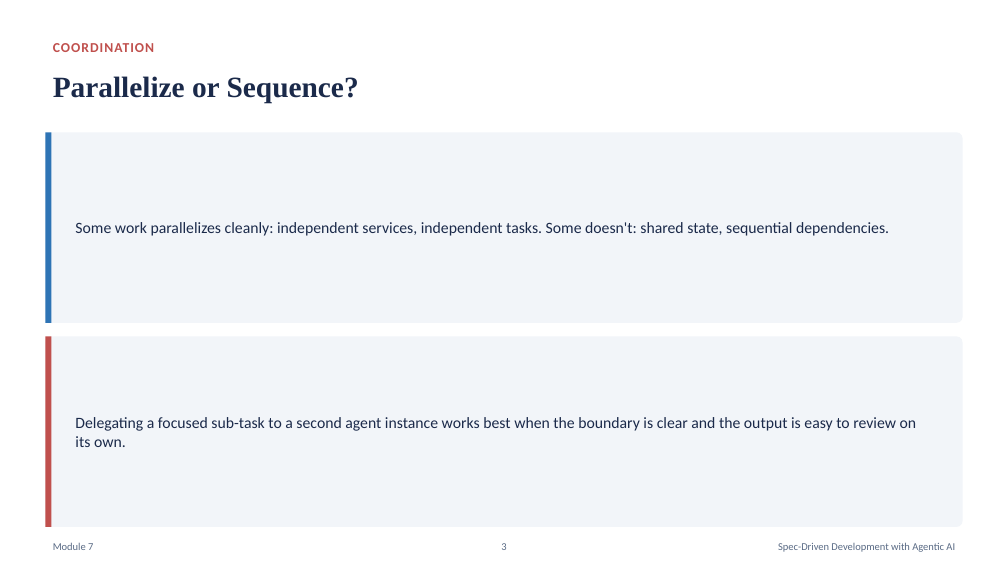
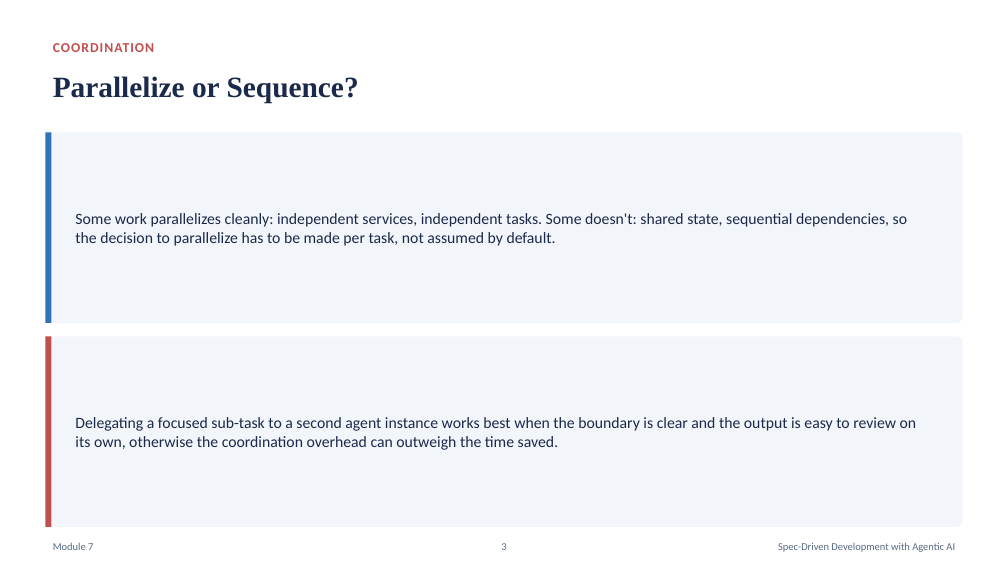
Before and after one commit to karthikasturi/sdd-with-agentic-ai, a slide deck: slide 3 of presentation/Module-7_Multi-Agent-Workflows-and-Team-Adoption.pptx. Drawn at 1008x567 pixels with LibreOffice and Linux fonts; fonts in the diff are those of the drawing. Boxes give left, top, right and bottom in pixels: in the first picture for what was removed or moved away, otherwise in the second. Text is boxed around its words. In the diff, an @@ line names an element or a change of style, - is before the commit and + after.

```diff
--- a/presentation/Module-7_Multi-Agent-Workflows-and-Team-Adoption.pptx
+++ b/presentation/Module-7_Multi-Agent-Workflows-and-Team-Adoption.pptx
@@ text at [75,213,907,246]: text changed @@
-Some work parallelizes cleanly: independent services, independent tasks. Some doesn't: shared state, sequential dependencies.
+Some work parallelizes cleanly: independent services, independent tasks. Some doesn't: shared state, sequential dependencies, so the decision to parallelize has to be made per task, not assumed by default.
@@ text at [75,417,917,450]: text changed @@
-Delegating a focused sub-task to a second agent instance works best when the boundary is clear and the output is easy to review on its own.
+Delegating a focused sub-task to a second agent instance works best when the boundary is clear and the output is easy to review on its own, otherwise the coordination overhead can outweigh the time saved.
```
Also in this commit, not shown: 5 other slides changed, 17 other files.
